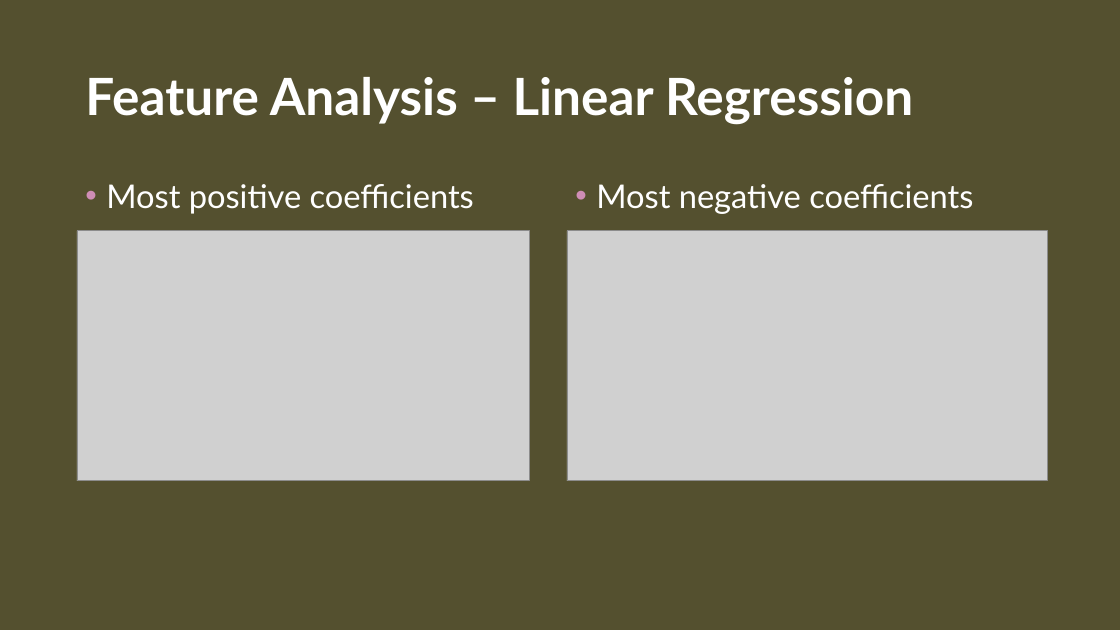
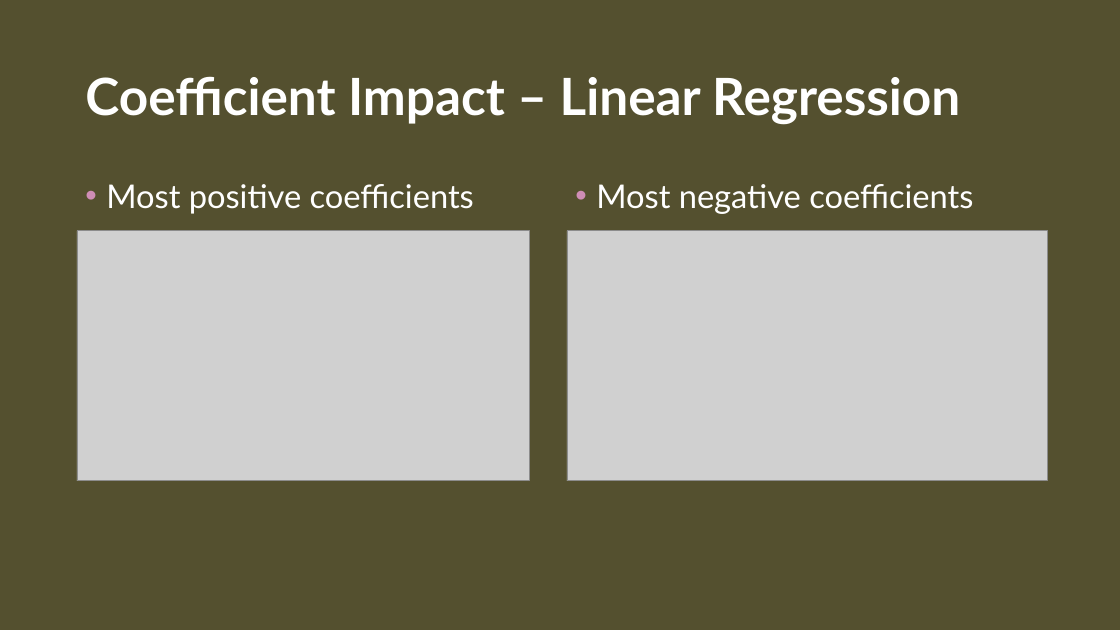
Before and after one commit to CroissantAhhh/GuidedCapstone2, a slide deck: slide 12 of CP2SlideDeck.pptx (slide 13 before the commit). Drawn at 1120x630 pixels with LibreOffice and Linux fonts; fonts in the diff are those of the drawing; grey boxes stand for pictures; background and template pictures are left out. Boxes give left, top, right and bottom in pixels: in the first picture for what was removed or moved away, otherwise in the second. Text is boxed around its words. In the diff, an @@ line names an element or a change of style, - is before the commit and + after.

```diff
--- a/CP2SlideDeck.pptx
+++ b/CP2SlideDeck.pptx
@@ title at [85,76,960,124]: text changed @@
-Feature Analysis – Linear Regression
+Coefficient Impact – Linear Regression
```
Also in this commit, not shown: 6 other slides changed, 2 slides added, 1 slide removed, 8 other files.
